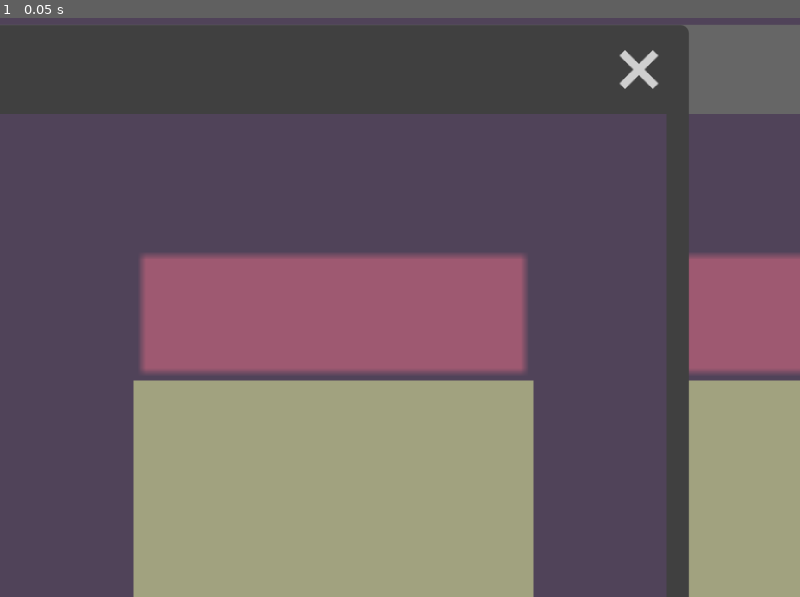
Above: before the commit, frame 1.
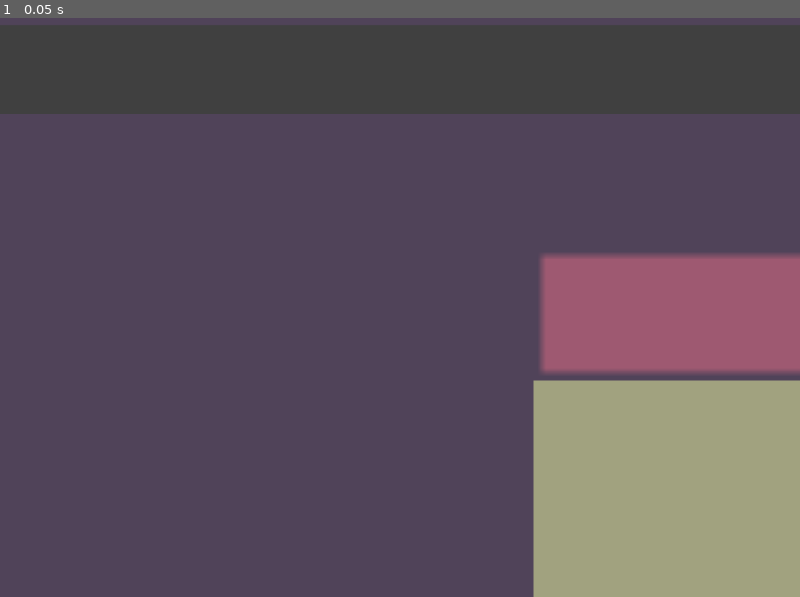
Above: after the commit, the same moment.

Repository: rota-fortunae/bloom-game
Game: Godot game, scene res://rooms/main.tscn
Same seed, same stepped clock (60 frames per second), same inputs: the game is played once before the commit and once after it. Before the commit the project starts from res://main.tscn.
Inputs:
- Up to frame 1 (0.05 s): no input

The runs differ from the first frame. In frame 1, 43% of the frame differs, in the area x 16-100%, y 1-100%.

Commit message:
AHH THE TELEPORTS ARE WORKING
i need to save this before i break something

Diff:
--- a/player/player.gd
+++ b/player/player.gd
@@ -1,6 +1,8 @@
 extends CharacterBody2D
 class_name Player
 @export var SPEED = 100
+@export var active :bool = true
+
 
 # Called when the node enters the scene tree for the first time.
 func _ready() -> void:
@@ -12,12 +14,16 @@
 	pass
 
 func _physics_process(delta: float) -> void:
-	var direction: Vector2 = Input.get_vector("left", "right", "up", "down")
+	if active:
+		visible=true
+		var direction: Vector2 = Input.get_vector("left", "right", "up", "down")
 
-	if direction != Vector2.ZERO:
-		velocity = direction * SPEED
+		if direction != Vector2.ZERO:
+			velocity = direction * SPEED
+		else:
+			velocity = Vector2.ZERO
+			#velocity = velocity.move_toward(Vector2.ZERO, SPEED *4 * delta)
+
+		move_and_slide()
 	else:
-		velocity = Vector2.ZERO
-		#velocity = velocity.move_toward(Vector2.ZERO, SPEED *4 * delta)
-
-	move_and_slide()
+		visible=false
--- a/main.tscn
+++ b/rooms/main.tscn
@@ -1,49 +1,82 @@
 [gd_scene format=4 uid="uid://ddj1215hctxcy"]
 
-[ext_resource type="TileSet" uid="uid://otsbrah067bo" path="res://tileset_stage_one.tres" id="1_5vw27"]
-[ext_resource type="PackedScene" uid="uid://ck3svv8svftns" path="res://player/player.tscn" id="3_h2yge"]
-[ext_resource type="PackedScene" uid="uid://cxb1h6v3lgovy" path="res://walkway.tscn" id="4_1bvp3"]
-[ext_resource type="PackedScene" uid="uid://b0jwb0572jex8" path="res://rooms/room_one.tscn" id="4_lquwl"]
-[ext_resource type="PackedScene" uid="uid://dx0aijc60n6va" path="res://rooms/room_two.tscn" id="5_5vw27"]
-[ext_resource type="PackedScene" uid="uid://cqcdl14y8gqlv" path="res://rooms/room_three.tscn" id="6_kek77"]
-[ext_resource type="PackedScene" uid="uid://cnnk7livhnwu0" path="res://rooms/room_four.tscn" id="7_4c57u"]
-[ext_resource type="PackedScene" uid="uid://teteh3shr7nl" path="res://rooms/room_five.tscn" id="8_efxa6"]
+[ext_resource type="TileSet" uid="uid://otsbrah067bo" path="res://tileset_stage_one.tres" id="1_pc1io"]
+[ext_resource type="PackedScene" uid="uid://ck3svv8svftns" path="res://player/player.tscn" id="2_n11ol"]
+[ext_resource type="PackedScene" uid="uid://cxb1h6v3lgovy" path="res://walkway.tscn" id="3_javsm"]
+[ext_resource type="PackedScene" uid="uid://b0jwb0572jex8" path="res://rooms/room_one.tscn" id="4_xbo51"]
+[ext_resource type="PackedScene" uid="uid://dx0aijc60n6va" path="res://rooms/room_two.tscn" id="5_vb34l"]
+[ext_resource type="PackedScene" uid="uid://cqcdl14y8gqlv" path="res://rooms/room_three.tscn" id="6_x05li"]
+[ext_resource type="PackedScene" uid="uid://cnnk7livhnwu0" path="res://rooms/room_four.tscn" id="7_tsj5d"]
+[ext_resource type="PackedScene" uid="uid://teteh3shr7nl" path="res://rooms/room_five.tscn" id="8_5v58l"]
 
 [node name="main" type="Node2D" unique_id=972785689]
 
 [node name="TileMapLayer" type="TileMapLayer" parent="." unique_id=10748306]
 tile_map_data = PackedByteArray("AAAAAAAAAAACAAAAAAAAAAEAAAACAAAAAAAAAAIAAAACAAAAAAAAAAMAAAADAAAAAAAAAAQAAAAEAAIAAAAAAA …(3664 unchanged characters)…
-tile_set = ExtResource("1_5vw27")
+tile_set = ExtResource("1_pc1io")
 
-[node name="Player" parent="." unique_id=53565276 instance=ExtResource("3_h2yge")]
+[node name="Player" parent="." unique_id=53565276 instance=ExtResource("2_n11ol")]
 position = Vector2(70, 62)
 
-[node name="Area2D" parent="." unique_id=2142669874 node_paths=PackedStringArray("current_player") instance=ExtResource("4_1bvp3")]
+[node name="Area2D" parent="." unique_id=2142669874 node_paths=PackedStringArray("current_player", "new_player") instance=ExtResource("3_javsm")]
+position = Vector2(0.99999994, 72.00001)
+rotation = -1.5825477
+scale = Vector2(1.329933, 0.9099268)
+teleportLocation = Vector2(243, 104)
 current_player = NodePath("../Player")
+new_player = NodePath("../RoomTwo/R2")
+
+[node name="Area2D2" parent="." unique_id=1008594002 node_paths=PackedStringArray("current_player", "new_player") instance=ExtResource("3_javsm")]
+position = Vector2(288, 120.00001)
+rotation = 1.5529438
+teleportLocation = Vector2(13, 152)
+current_player = NodePath("../Player")
+new_player = NodePath("../RoomFour/R4")
 
 [node name="RoomOne" type="Window" parent="." unique_id=454719166]
 oversampling_override = 1.0
-position = Vector2i(0, 36)
+position = Vector2i(0, 300)
 size = Vector2i(528, 431)
+visible = false
 content_scale_factor = 3.0
 
-[node name="RoomOne" parent="RoomOne" unique_id=1156192023 instance=ExtResource("4_lquwl")]
+[node name="RoomOne" parent="RoomOne" unique_id=1156192023 instance=ExtResource("4_xbo51")]
+
+[node name="R1" parent="RoomOne" unique_id=2108572964 instance=ExtResource("2_n11ol")]
+position = Vector2(41, 48.666668)
+active = false
 
 [node name="RoomTwo" type="Window" parent="." unique_id=125280527]
 oversampling_override = 1.0
-position = Vector2i(0, 36)
+position = Vector2i(300, 36)
 size = Vector2i(768, 432)
 content_scale_factor = 3.0
 
-[node name="RoomTwo" parent="RoomTwo" unique_id=735318172 instance=ExtResource("5_5vw27")]
+[node name="RoomTwo" parent="RoomTwo" unique_id=735318172 instance=ExtResource("5_vb34l")]
+
+[node name="R2" parent="RoomTwo" unique_id=2076253332 instance=ExtResource("2_n11ol")]
+position = Vector2(191.33334, 93.66667)
+active = false
+
+[node name="Area2D" parent="RoomTwo" unique_id=1169630206 node_paths=PackedStringArray("current_player", "new_player") instance=ExtResource("3_javsm")]
+position = Vector2(255.99998, 104.33333)
+rotation = 1.5641066
+teleportLocation = Vector2(12, 73)
+current_player = NodePath("../R2")
+new_player = NodePath("../../Player")
 
 [node name="RoomThree" type="Window" parent="." unique_id=1143045360]
 oversampling_override = 1.0
 position = Vector2i(0, 36)
 size = Vector2i(384, 480)
+visible = false
 content_scale_factor = 3.0
 
-[node name="RoomThree" parent="RoomThree" unique_id=1815296147 instance=ExtResource("6_kek77")]
+[node name="RoomThree" parent="RoomThree" unique_id=1815296147 instance=ExtResource("6_x05li")]
+
+[node name="R3" parent="RoomThree" unique_id=1227643710 instance=ExtResource("2_n11ol")]
+position = Vector2(29.666668, 66.66667)
+active = false
 
 [node name="RoomFour" type="Window" parent="." unique_id=1956901245]
 oversampling_override = 1.0
@@ -51,12 +84,21 @@
 size = Vector2i(963, 720)
 content_scale_factor = 3.0
 
-[node name="RoomFour" parent="RoomFour" unique_id=1749550404 instance=ExtResource("7_4c57u")]
+[node name="RoomFour" parent="RoomFour" unique_id=1749550404 instance=ExtResource("7_tsj5d")]
+
+[node name="R4" parent="RoomFour" unique_id=346870788 instance=ExtResource("2_n11ol")]
+position = Vector2(76.66667, 162)
+active = false
 
 [node name="RoomFive" type="Window" parent="." unique_id=1639826527]
 oversampling_override = 1.0
 position = Vector2i(0, 36)
 size = Vector2i(240, 288)
+visible = false
 content_scale_factor = 3.0
 
-[node name="RoomFive" parent="RoomFive" unique_id=799982895 instance=ExtResource("8_efxa6")]
+[node name="RoomFive" parent="RoomFive" unique_id=799982895 instance=ExtResource("8_5v58l")]
+
+[node name="R5" parent="RoomFive" unique_id=173280678 instance=ExtResource("2_n11ol")]
+position = Vector2(40, 74.333336)
+active = false
--- a/teleport_scene.gd
+++ /dev/null
@@ -1,11 +0,0 @@
-extends Node
-
-
-# Called when the node enters the scene tree for the first time.
-func _ready() -> void:
-	pass # Replace with function body.
-
-
-# Called every frame. 'delta' is the elapsed time since the previous frame.
-func _process(delta: float) -> void:
-	pass
--- a/tileset_stage_one.tres
+++ b/tileset_stage_one.tres
@@ -25,7 +25,6 @@
 2:2/0 = 0
 4:2/0 = 0
 6:2/0 = 0
-6:2/0/physics_layer_0/polygon_0/points = PackedVector2Array(-8, -8, 8, -8, 8, 8, -8, 8)
 2:4/0 = 0
 5:4/0 = 0
 5:4/0/physics_layer_0/polygon_0/points = PackedVector2Array(-8, -8, 8, -8, 8, 8, -8, 8)
--- a/walkway.gd
+++ b/walkway.gd
@@ -1,7 +1,6 @@
 extends Area2D
 
 @export var teleportLocation :Vector2= Vector2(474, 447)
-@export var new_window : Window = null
 @export var current_player :Player = null
 @export var new_player :Player = null
 
@@ -17,6 +16,8 @@
 
 func _on_body_entered(body: Node2D) -> void:
 	if body is Player:
-		current_player.visible = false
-		new_player.visible = true
-		new_player.translate(teleportLocation)
+		current_player.active = false
+		new_player.active = true
+		new_player.position = teleportLocation
+		print("new player")
+		print(new_player.position)
--- a/walkway.tscn
+++ b/walkway.tscn
@@ -2,21 +2,15 @@
 
 [ext_resource type="Script" uid="uid://d8gg0o6788tl" path="res://walkway.gd" id="1_6tsju"]
 
-[sub_resource type="BoxMesh" id="BoxMesh_ip871"]
-
 [sub_resource type="RectangleShape2D" id="RectangleShape2D_ip871"]
-size = Vector2(9, 3)
+size = Vector2(16, 2)
 
 [node name="Area2D" type="Area2D" unique_id=2142669874]
 script = ExtResource("1_6tsju")
 
-[node name="MeshInstance2D" type="MeshInstance2D" parent="." unique_id=430473060]
-position = Vector2(71.125, 37.125)
-scale = Vector2(9.750002, 3.7499938)
-mesh = SubResource("BoxMesh_ip871")
-
 [node name="CollisionShape2D" type="CollisionShape2D" parent="." unique_id=896471868]
-position = Vector2(71, 37)
+position = Vector2(-5.7458878e-05, 0.0015825153)
+rotation = 0.006331432
 shape = SubResource("RectangleShape2D_ip871")
 
 [connection signal="body_entered" from="." to="." method="_on_body_entered"]
Not shown, removed: teleport_scene.gd.uid
